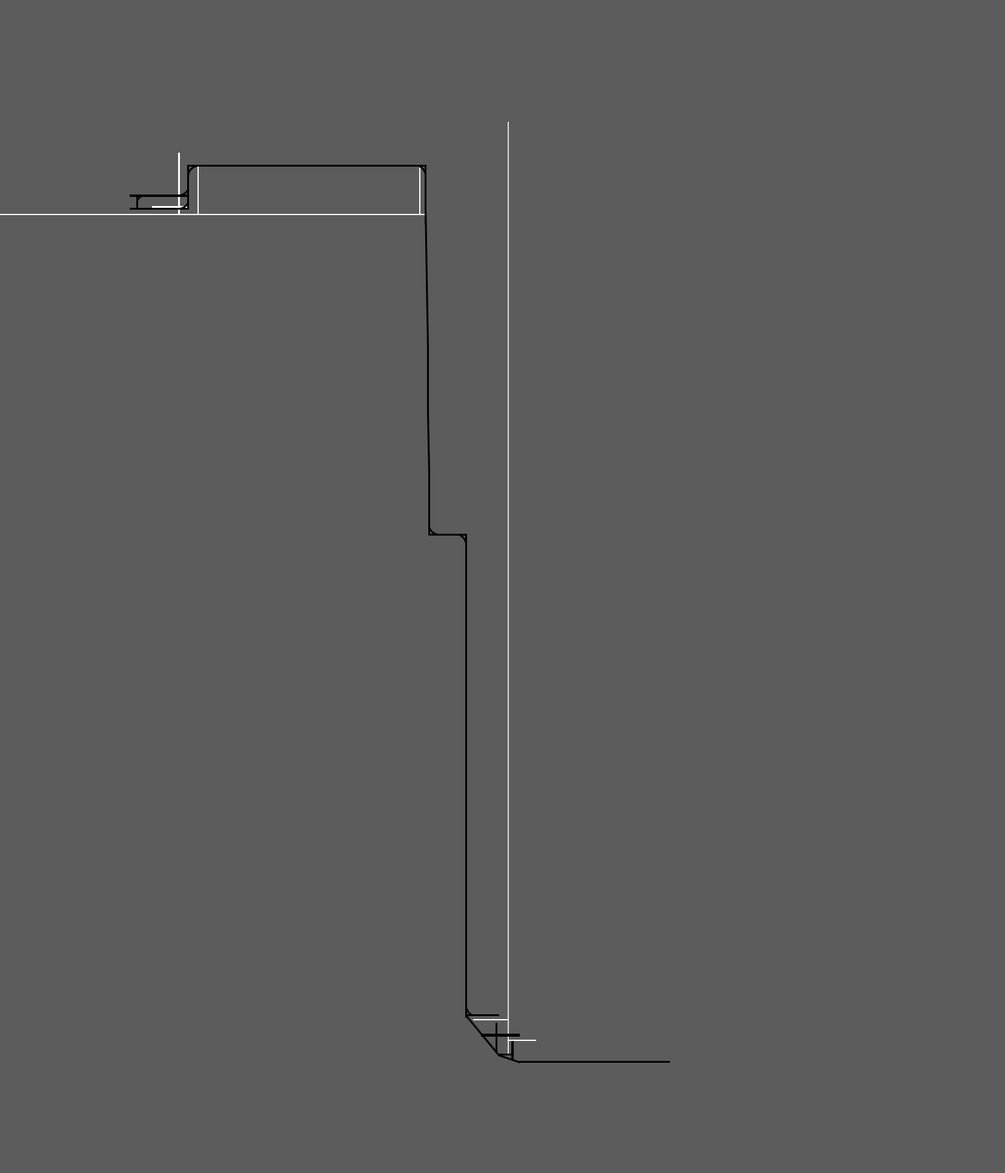
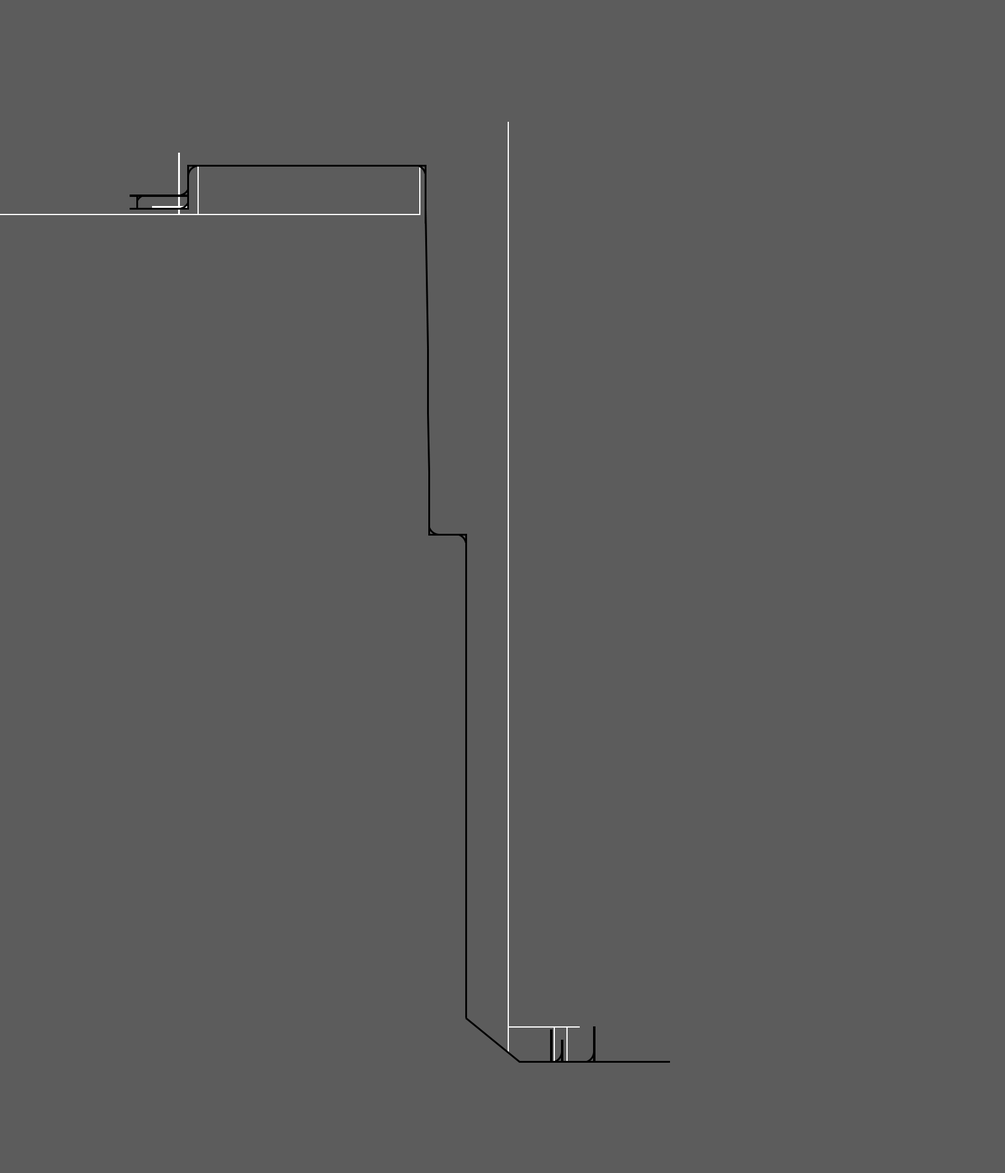
Layer changes from the first 1005 × 1173 image to the second:
renamed "形状 24 副本" to "形状 30", painted on it over [465, 1017, 521, 1063]
removed layer "形状 24" from group "path" over [467, 1014, 500, 1017]
removed layer "形状 26" from group "path" over [498, 1054, 521, 1064]
removed layer "形状 27" from group "path" over [481, 1033, 520, 1037]
removed layer "形状 25" from group "path" over [466, 1014, 501, 1057]
added layer "形状 26 副本 3 拷贝 2" in group "path" over [561, 1039, 564, 1062]
added layer "形状 26 副本 3 拷贝 3" in group "path" over [550, 1029, 553, 1062]
painted on "形状 26 副本 3" over [495, 1022, 596, 1063]
removed layer "形状 26 副本 2" from group "path" over [511, 1041, 514, 1060]
removed layer "椭圆 1 副本 46" from group "path" over [467, 1007, 484, 1017]
added layer "椭圆 1 副本 46 拷贝 2" in group "path" over [550, 1045, 562, 1062]
added layer "椭圆 1 副本 46 拷贝" in group "path" over [586, 1045, 594, 1062]
"形状 21": opacity 80% → 100%, painted on it over [507, 121, 510, 1056]
added layer "形状 28 副本 2 拷贝" in group "path" over [553, 1026, 556, 1062]
painted on "形状 28 副本 2" over [473, 1019, 568, 1062]
painted on "形状 28 副本" over [507, 1026, 580, 1042]
added layer "图层 17" above "背景 拷贝" over [465, 959, 596, 1064]
